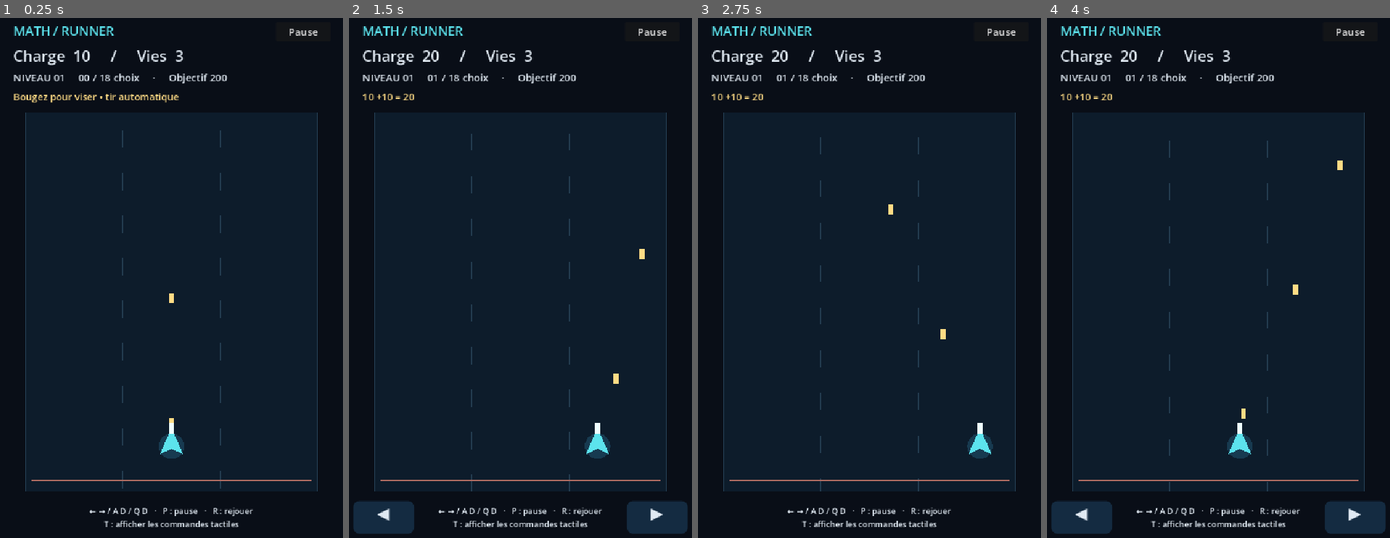
Above: before the commit, frames 1-4 (left to right).
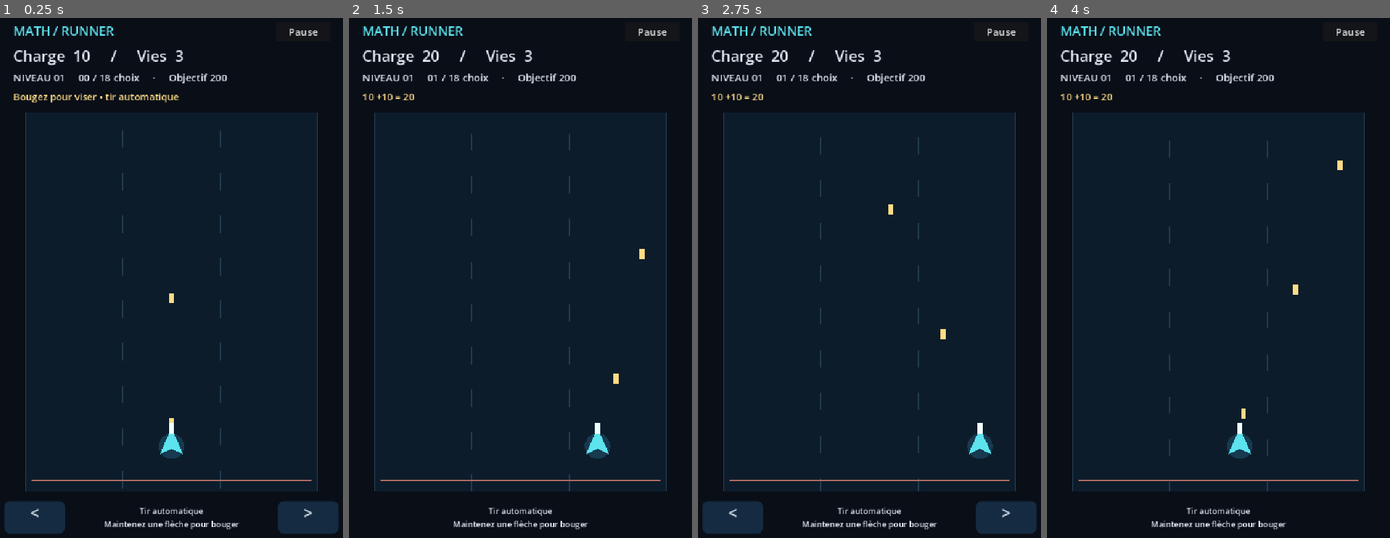
Above: after the commit, the same moments.

Repository: algerianmarketer22-alt/math-runner-godot
Game: Godot game, scene res://scenes/main.tscn
Two runs of this game, one before a commit and one after it. Both use one fixed random seed, a clock stepped at 60 frames per second and the inputs below.
Inputs (mouse positions are in pixels of both pictures, inside the frame that each line leads up to):
- Up to frame 1 (0.25 s): no input
- Up to frame 2 (1.5 s): move the mouse to (599, 257) at 0.52 s; hold Right (move_right) 0.53-1.28 s; hold T (toggle_touch) 0.53-1.28 s; click (599, 257) at 0.67 s; move the mouse to (448, 309) at 1.27 s; hold Left (move_left) from 1.28 s (still down); tap Q at 1.35 s
- Up to frame 3 (2.75 s): move the mouse to (907, 163) at 2.02 s; release Left (move_left) at 2.03 s; hold Right (move_right) from 2.03 s (still down); hold T (toggle_touch) from 2.03 s (still down)
- Up to frame 4 (4 s): move the mouse to (1201, 392) at 2.77 s; release T (toggle_touch) at 2.78 s; tap Q at 2.85 s; click (1201, 392) at 2.92 s; move the mouse to (1328, 366) at 3.52 s; release Right (move_right) at 3.53 s; hold Left (move_left) from 3.53 s (still down); hold T (toggle_touch) from 3.53 s (still down)

The runs differ from the first frame. In frame 1, 2.7% of the frame differs, in the area x 1-99%, y 93-100%; in frame 2, 2.7%; in frame 3, 2.7%; in frame 4, 2.7%.

Commit message:
feat: export Godot game for mobile browsers and configure Web hosting

Diff:
--- a/project.godot
+++ b/project.godot
@@ -19,6 +19,7 @@
 [rendering]
 renderer/rendering_method="gl_compatibility"
 renderer/rendering_method.mobile="gl_compatibility"
+textures/vram_compression/import_etc2_astc=true
 environment/defaults/default_clear_color=Color(0.035, 0.055, 0.09, 1)
 
 [input_devices]
--- a/scripts/hud.gd
+++ b/scripts/hud.gd
@@ -38,14 +38,17 @@
 	restart_button.hide()
 	touch_left = make_touch("move_left", Vector2(90, 1000))
 	touch_right = make_touch("move_right", Vector2(630, 1000))
-	touch_labels.append(make_label(control, "◀", Vector2(30, 968), Vector2(120, 64), 32))
-	touch_labels.append(make_label(control, "▶", Vector2(570, 968), Vector2(120, 64), 32))
+	touch_labels.append(make_label(control, "<", Vector2(30, 968), Vector2(120, 64), 32))
+	touch_labels.append(make_label(control, ">", Vector2(570, 968), Vector2(120, 64), 32))
 	for label in touch_labels:
 		label.horizontal_alignment = HORIZONTAL_ALIGNMENT_CENTER
 		label.add_theme_stylebox_override("normal", panel_style())
-	var help := make_label(control, "← → / A D / Q D   ·   P : pause   ·   R : rejouer\nT : afficher les commandes tactiles", Vector2(160, 976), Vector2(400, 80), 16)
+	var help := make_label(control, "A D / Q D ou flèches · P : pause · R : rejouer\nT : afficher les commandes tactiles", Vector2(160, 976), Vector2(400, 80), 16)
 	help.horizontal_alignment = HORIZONTAL_ALIGNMENT_CENTER
-	set_touch_visible(OS.has_feature("mobile"))
+	var uses_touch: bool = OS.has_feature("mobile") or DisplayServer.is_touchscreen_available()
+	if uses_touch:
+		help.text = "Tir automatique\nMaintenez une flèche pour bouger"
+	set_touch_visible(uses_touch)
 
 
 func update_status(charge: int, lives: int, resolved: int, total: int, goal: int) -> void:
Not shown, changed: export_presets.cfg
Not shown, added: vercel.json
Not shown, changed: docs/validation.md
Not shown, added: docs/web.md
Not shown, added: tools/export_web.sh
